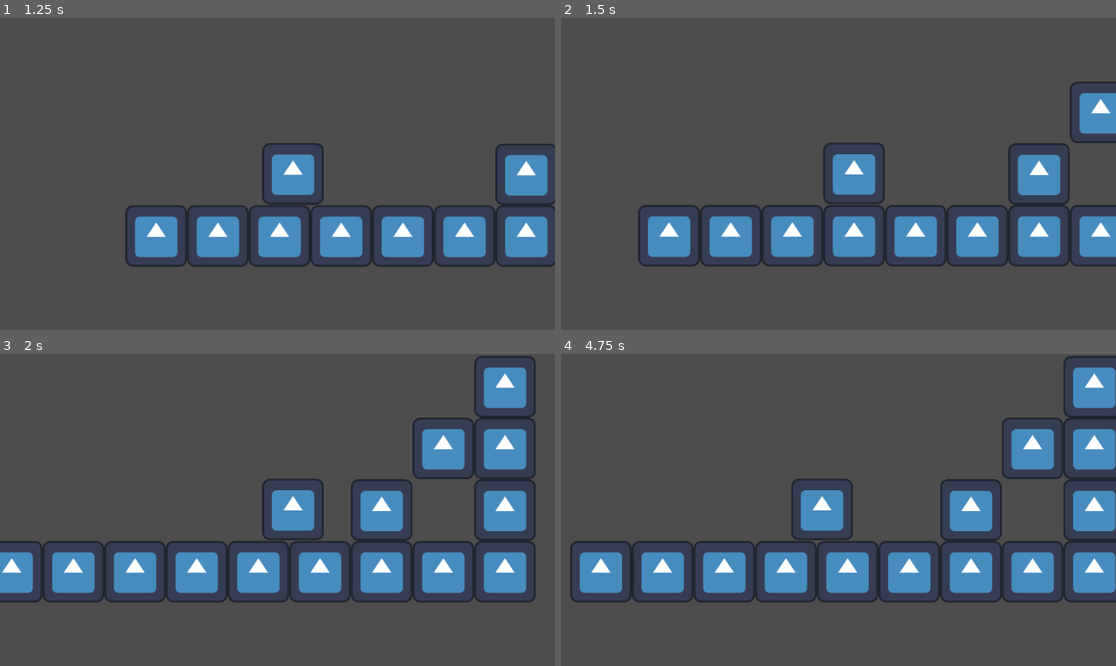
Above: before the commit, frames 1-4 (two rows, left to right).
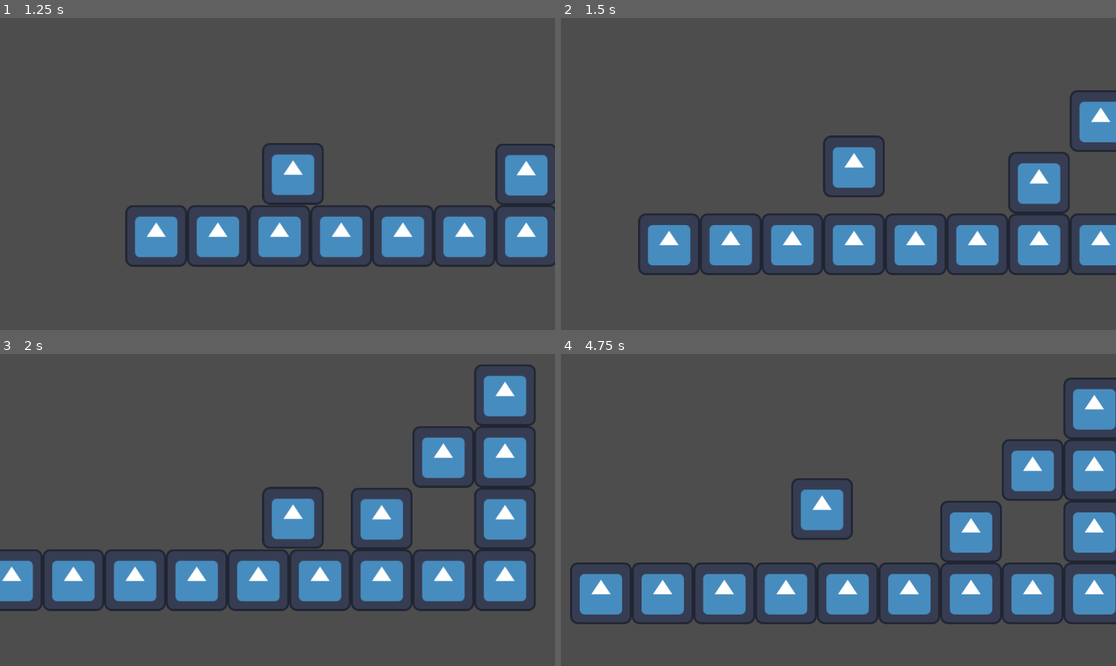
Above: after the commit, the same moments.

Repository: PL00T00/Jumping-The-Gun
Game: Godot game, scene res://node.tscn
Two runs of this game, one before a commit and one after it. Both use one fixed random seed, a clock stepped at 60 frames per second and the inputs below. The project has no main scene, so this scene is started directly. The engine's default icon, where the game draws it, is replaced by a stand-in: a white triangle on a blue panel in a dark square.
Inputs (mouse positions are in pixels of both pictures, inside the frame that each line leads up to):
- Up to frame 1 (1.25 s): move the mouse to (399, 158) at 0.52 s; hold D (Right) from 0.53 s (still down); click (399, 158) at 0.6 s
- Up to frame 2 (1.5 s): keep holding D (Right); move the mouse to (727, 189) at 1.27 s; click (727, 189) at 1.35 s
- Up to frame 3 (2 s): keep holding D (Right)
- Up to frame 4 (4.75 s): move the mouse to (894, 441) at 2.02 s; release D (Right) at 2.03 s; hold A (Left) 2.03-2.78 s; click (894, 441) at 2.1 s; move the mouse to (810, 572) at 2.77 s; hold D (Right) 2.78-4.28 s; click (810, 572) at 2.85 s; move the mouse to (1005, 556) at 3.52 s; click (1005, 556) at 3.6 s; move the mouse to (672, 463) at 4.27 s; hold A (Left) from 4.28 s (still down); click (672, 463) at 4.35 s

Frame 1 is identical in both runs. In frame 2, 9.3% of the frame differs, in the area x 13-100%, y 20-83%; in frame 3, 13%; in frame 4, 19%, in the area x 1-100%, y 0-87%.

Commit message:
added basic shoot mechanic
currently only send you upwards no matter where your mouse is and you must be on the ground to use it

Diff:
--- a/player.gd
+++ b/player.gd
@@ -1,6 +1,7 @@
 extends CharacterBody2D
 
 const SPEED = 400.0
+const SHOOT_UP_FORCE = -300.0
 
 func _physics_process(delta: float) -> void:
 
@@ -12,5 +13,8 @@
 		velocity.x = direction * SPEED
 	else:
 		velocity.x = move_toward(velocity.x, 0, 20)
+	if is_on_floor():
+		if Input.is_action_just_pressed("Shoot1"):
+			velocity.y = SHOOT_UP_FORCE
 
 	move_and_slide()
--- a/project.godot
+++ b/project.godot
@@ -28,6 +28,11 @@
 , Object(InputEventKey,"resource_local_to_scene":false,"resource_name":"","device":-1,"window_id":0,"alt_pressed":false …(186 unchanged characters)…
 ]
 }
+Shoot1={
+"deadzone": 0.2,
+"events": [Object(InputEventMouseButton,"resource_local_to_scene":false,"resource_name":"","device":-1,"window_id":0,"alt_pressed":false,"shift_pressed":false,"ctrl_pressed":false,"meta_pressed":false,"button_mask":1,"position":Vector2(76, 11),"global_position":Vector2(85, 59),"factor":1.0,"button_index":1,"canceled":false,"pressed":true,"double_click":false,"script":null)
+]
+}
 
 [physics]
 
